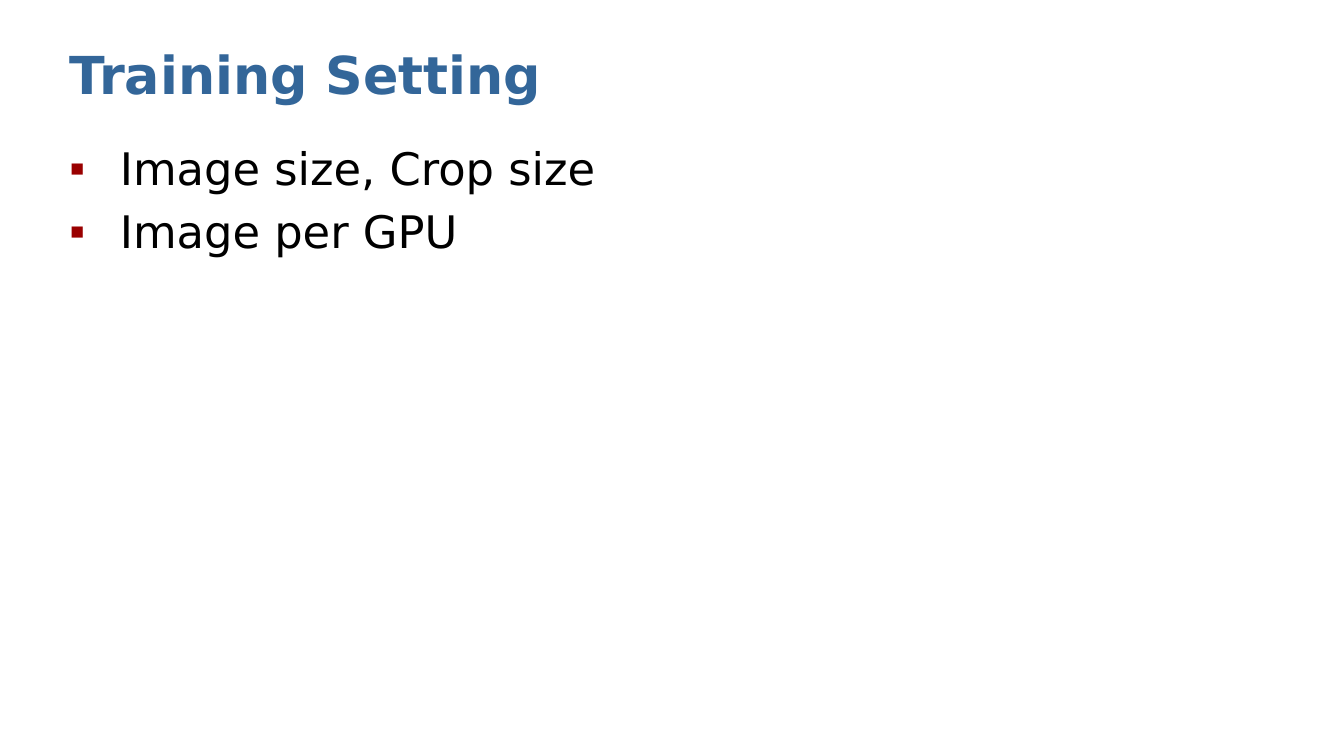
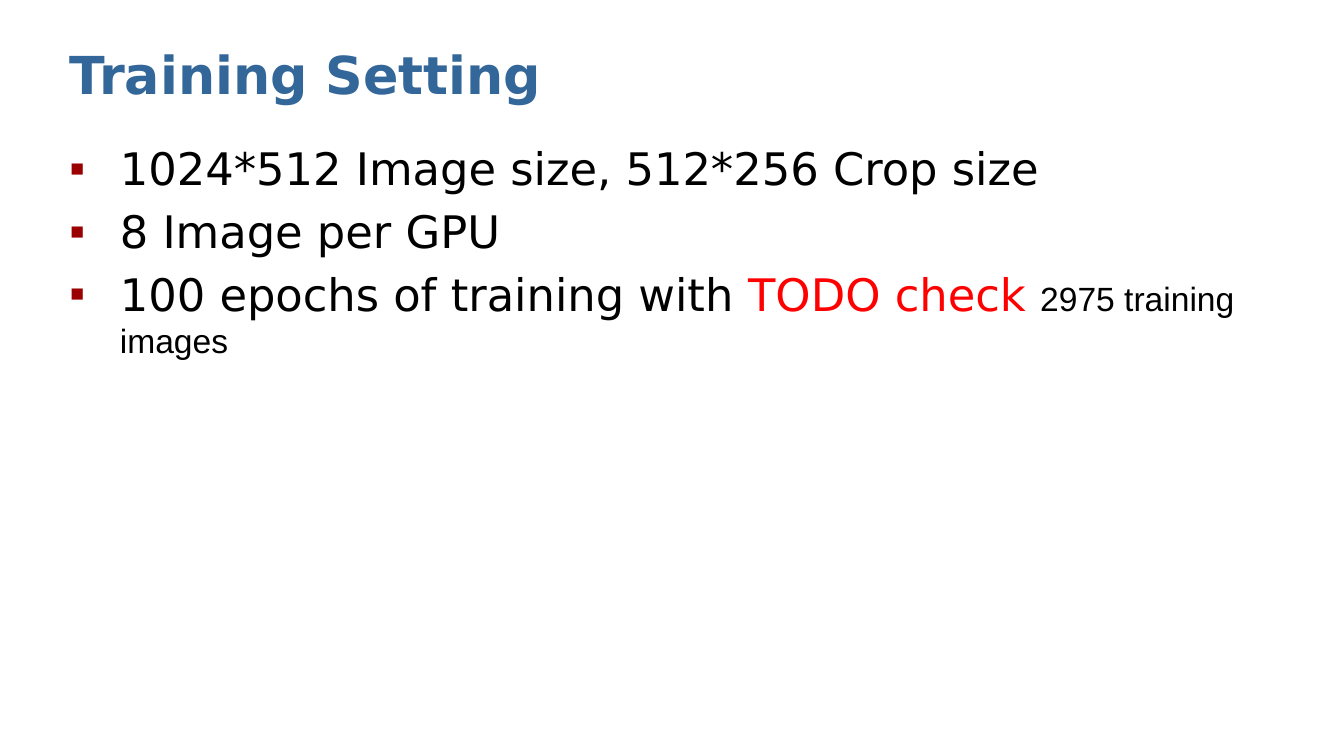
Before and after one commit to Dystron/Forked_EfficientPS, a slide deck: slide 7 of Crop-Aware Panoptic Segmentation.pptx (slide 9 before the commit). Drawn at 1344x756 pixels with LibreOffice and Linux fonts; fonts in the diff are those of the drawing. Boxes give left, top, right and bottom in pixels: in the first picture for what was removed or moved away, otherwise in the second. Text is boxed around its words. In the diff, an @@ line names an element or a change of style, - is before the commit and + after.

```diff
--- a/Crop-Aware Panoptic Segmentation.pptx
+++ b/Crop-Aware Panoptic Segmentation.pptx
@@ text at <box>120,151,1234,359</box>: text changed @@
-▪ Image size, Crop size
-▪ Image per GPU
+▪ 1024*512 Image size, 512*256 Crop size
+▪ 8 Image per GPU
+▪ 100 epochs of training with TODO check 2975 training images
```
Also in this commit, not shown: 1 other slide changed, 3 slides added, 6 slides removed.
